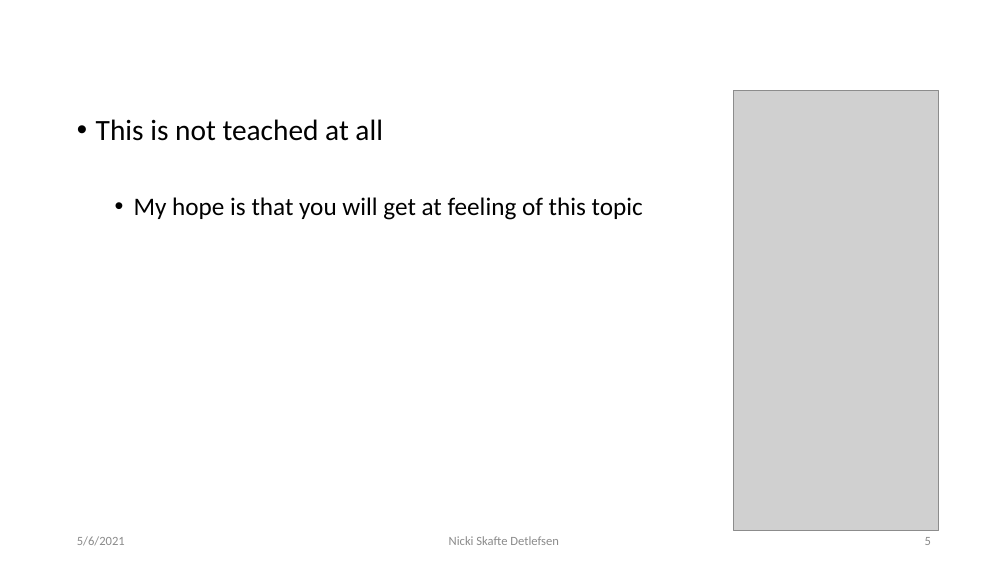
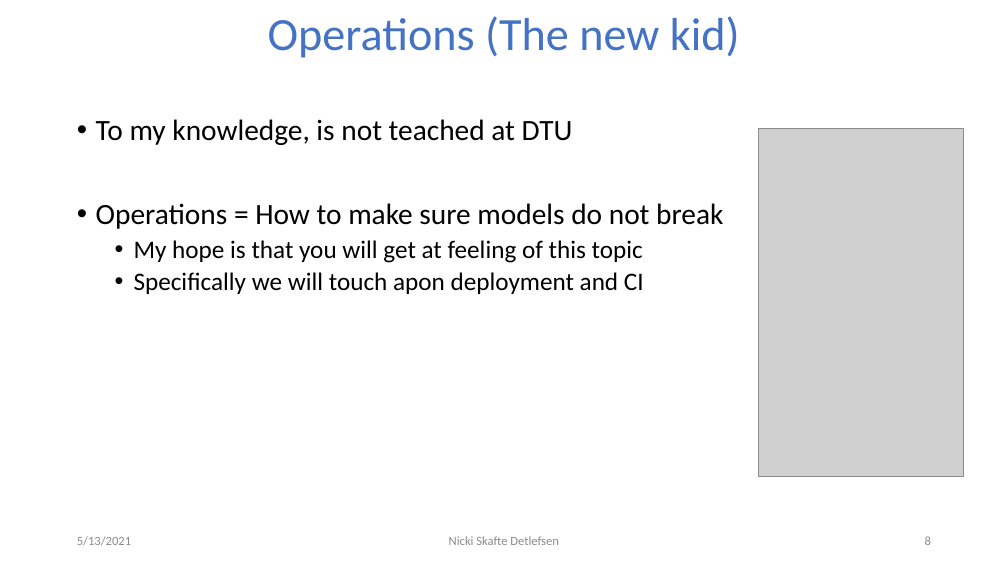
Before and after one commit to DeepEasterbunny/dtu_mlops, a slide deck: slide 8 of 02_code_organisation/MLOps.pptx (slide 5 before the commit). Drawn at 1008x567 pixels with LibreOffice and Linux fonts; fonts in the diff are those of the drawing; grey boxes stand for pictures; background and template pictures are left out. Boxes give left, top, right and bottom in pixels: in the first picture for what was removed or moved away, otherwise in the second. Text is boxed around its words. In the diff, an @@ line names an element or a change of style, - is before the commit and + after.

```diff
--- a/02_code_organisation/MLOps.pptx
+++ b/02_code_organisation/MLOps.pptx
@@ title added at bbox=[268, 16, 740, 58], 44 pt, text #4472C4 @@
+Operations (The new kid)
@@ text at bbox=[96, 119, 723, 229]: text changed @@
-• This is not teached at all
+• To my knowledge, is not teached at DTU
+• Operations = How to make sure models do not break
@@ picture: place and size @@
-picture at bbox=[734, 91, 938, 531]
+picture at bbox=[758, 129, 963, 476]
@@ text at bbox=[134, 272, 644, 294]: paragraph added @@
+  • Specifically we will touch apon deployment and CI
@@ text at bbox=[77, 536, 131, 546]: text changed @@
-5/6/2021
+5/13/2021
```
Also in this commit, not shown: 5 other slides changed, 3 slides added, 3 other files.
